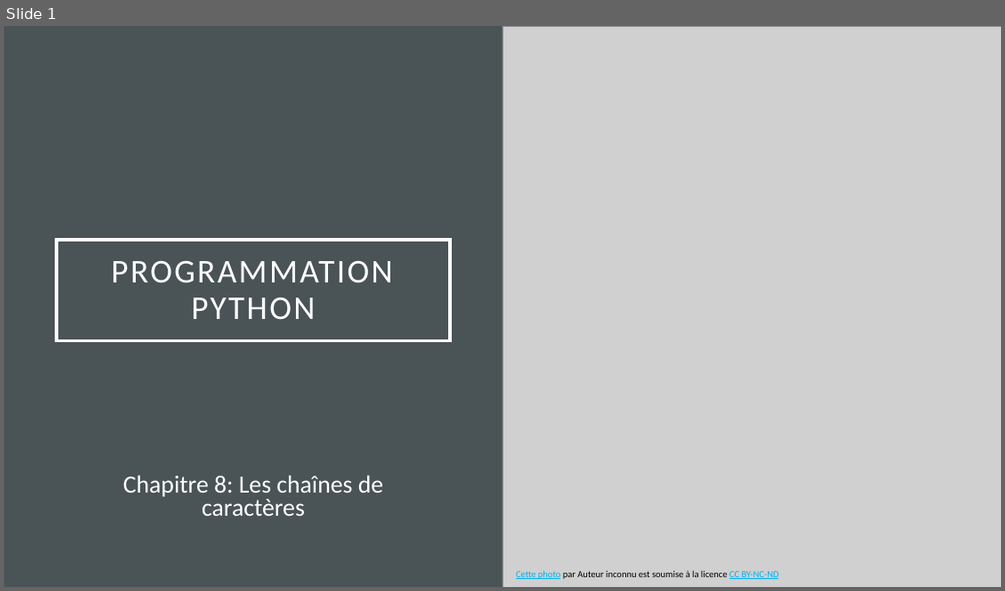
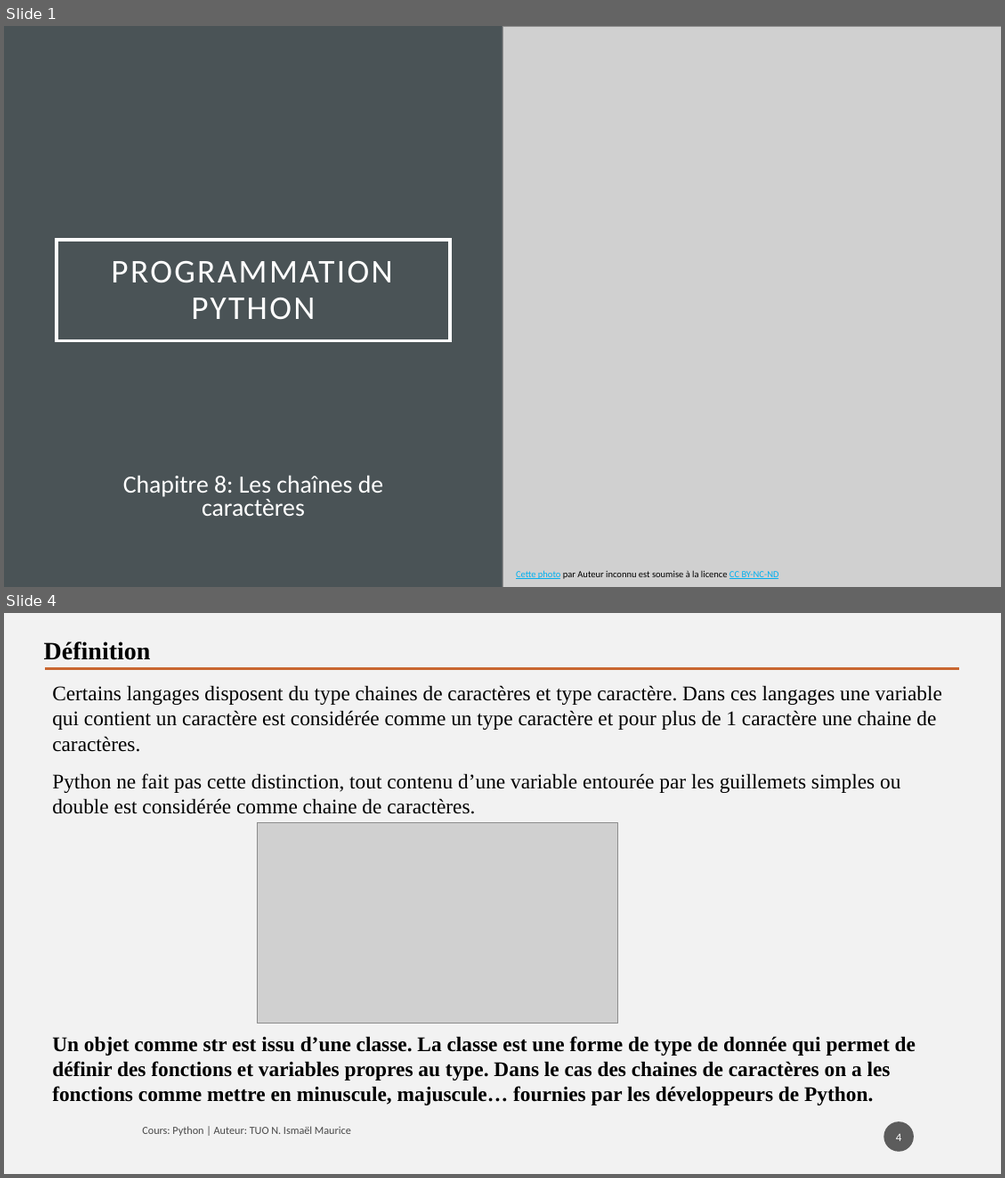
Before and after one commit to tisma95/cours-python, a slide deck: source/Chapitre 8 - Les chaines de caractères.pptx. Shown one above the other, each under a label of ours: slide 1 before the commit, slides 1 and 4 after it; the slides between them are not shown. The pictures are 1005x591 and 1005x1178 pixels, drawn with LibreOffice and Linux fonts; fonts in the diff are those of the drawing; grey boxes stand for pictures. Boxes give left, top, right and bottom in pixels: in the first picture for what was removed or moved away, otherwise in the second. Text is boxed around its words. In the diff, an @@ line names an element or a change of style, - is before the commit and + after.

```diff
--- a/source/Chapitre 8 - Les chaines de caractères.pptx
+++ b/source/Chapitre 8 - Les chaines de caractères.pptx
@@ slide 4 added at [4, 613, 1001, 1174], background #F2F2F2 @@
@@ text added at [44, 641, 151, 660], 24 pt, text #000000, bold @@
+Définition
@@ line added from (45, 668) to (959, 668), #C96731 2.5 pt @@
@@ text added at [52, 685, 942, 752], 20 pt, text #000000 @@
+Certains langages disposent du type chaines de caractères et type caractère. Dans ces langages une variable qui contient un caractère est considérée comme un type caractère et pour plus de 1 caractère une chaine de caractères.
@@ text added at [52, 773, 900, 814], 20 pt, text #000000 @@
+Python ne fait pas cette distinction, tout contenu d’une variable entourée par les guillemets simples ou double est considérée comme chaine de caractères.
@@ picture added at [258, 822, 618, 1022] @@
@@ text added at [52, 1036, 915, 1105], 20 pt, text #000000, bold @@
+Un objet comme str est issu d’une classe. La classe est une forme de type de donnée qui permet de définir des fonctions et variables propres au type. Dans le cas des chaines de caractères on a les fonctions comme mettre en minuscule, majuscule… fournies par les développeurs de Python.
@@ text added at [142, 1126, 351, 1135], 10.5 pt, text #000000 at 70% opacity @@
+Cours: Python | Auteur: TUO N. Ismaël Maurice
@@ page number added at [884, 1121, 914, 1151], fill #1D1D1D at 70% opacity, 11 pt, text #FFFFFF @@
+4
```
Also in this commit, not shown: 8 slides changed, 10 other slides added, 10 other files.
